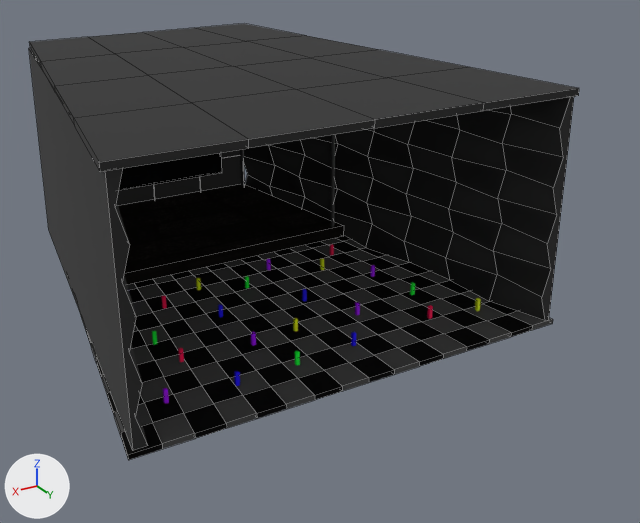
Before and after pictures for a commit that changed the FBX model beat-striker/Assets/Project/Stages/LiveStage/Live.fbx.
Both versions are drawn from a 50 mm lens placed at (20.1, 36.7, 21.5), pointed at (-3.4, -2.4, 2.0). Every picture has the same lights, and +X, +Y and +Z are marked at lower left. The picture after the commit comes second. Mesh edges are drawn as thin lines on the coarser meshes. Where no turn or scale is listed for an object, it has been applied to the vertices.

Names of what the first picture shows: 'ステージ', 'モニター', '右側の壁', '右後柱', '地面', '天井', '左側の壁', '正面の壁' and 21 more.
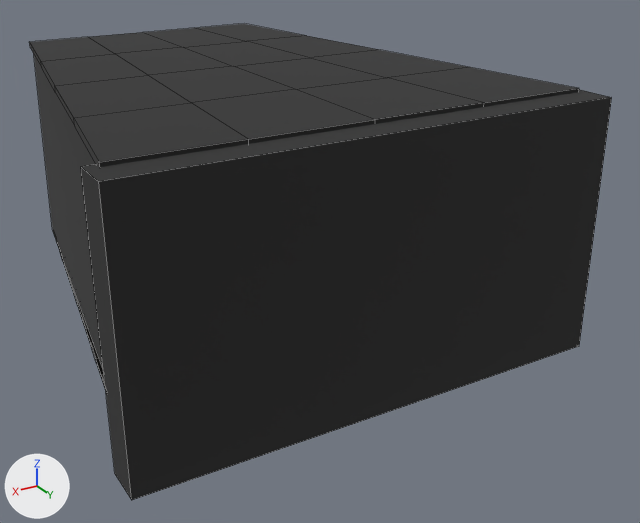
What differs and where, as boxes [x1, y1, x2, y2] in the pictures (640 x 523 px):
'立方体', added: after [81, 90, 611, 500]
'地面', recoloured: [79, 311, 105, 387] in both
'右側の壁', unchanged, covered by the edit: before [244, 97, 574, 321]
'ステージ', unchanged, covered by the edit: before [118, 185, 344, 285]
'正面の壁', unchanged, covered by the edit: before [117, 150, 241, 207]
'モニター', unchanged, covered by the edit: before [118, 153, 222, 191]

Edits to the bpy script that builds the scene:
```text
Change mat_マテリアル:
    mat_マテリアル.base_color: (0.183, 0.183, 0.183) -> (0.0186, 0.0186, 0.0186)  # grey #777777 -> black #252525
Add me_立方体_001:
    me_立方体_001.from_pydata(...)  # a box spanning x -12.8..11.8, y -1.0..1.0, z -1.0..12.2
    me_立方体_001.materials.append(mat_マテリアル_001)  # dark grey #505050
Add ob_立方体:
    ob_立方体 = bpy.data.objects.new('立方体', me_立方体_001)
    ob_立方体.location = (0.0, 7.34, 0.0)
```
